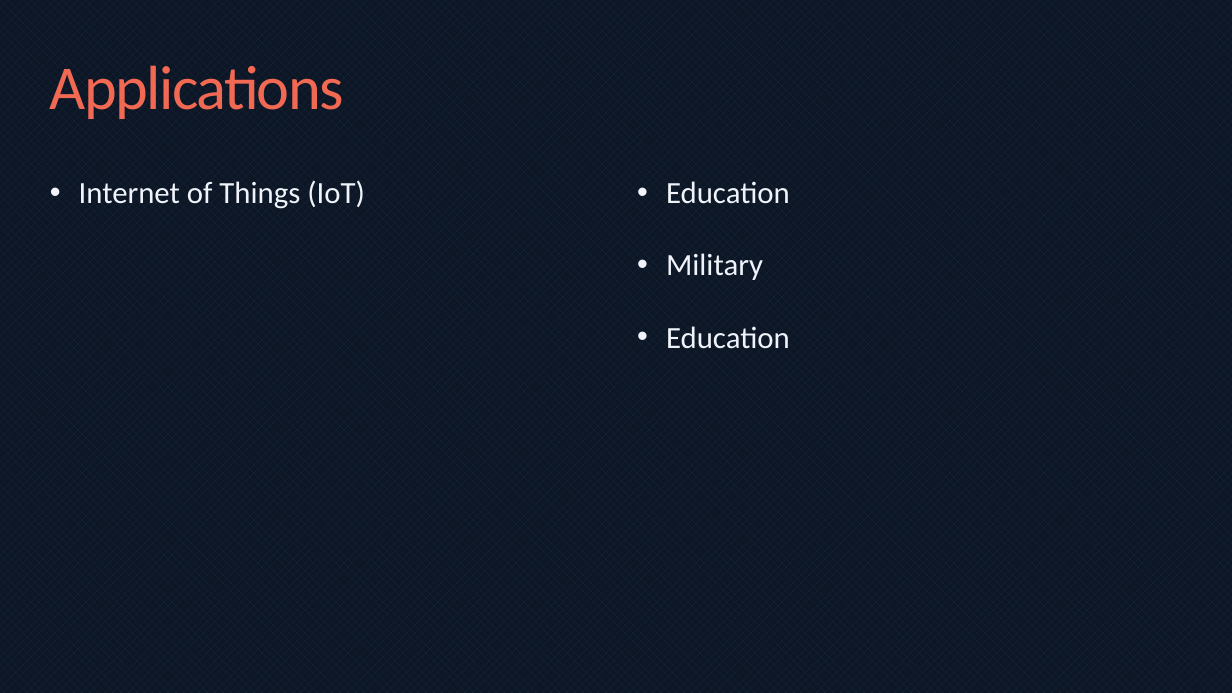
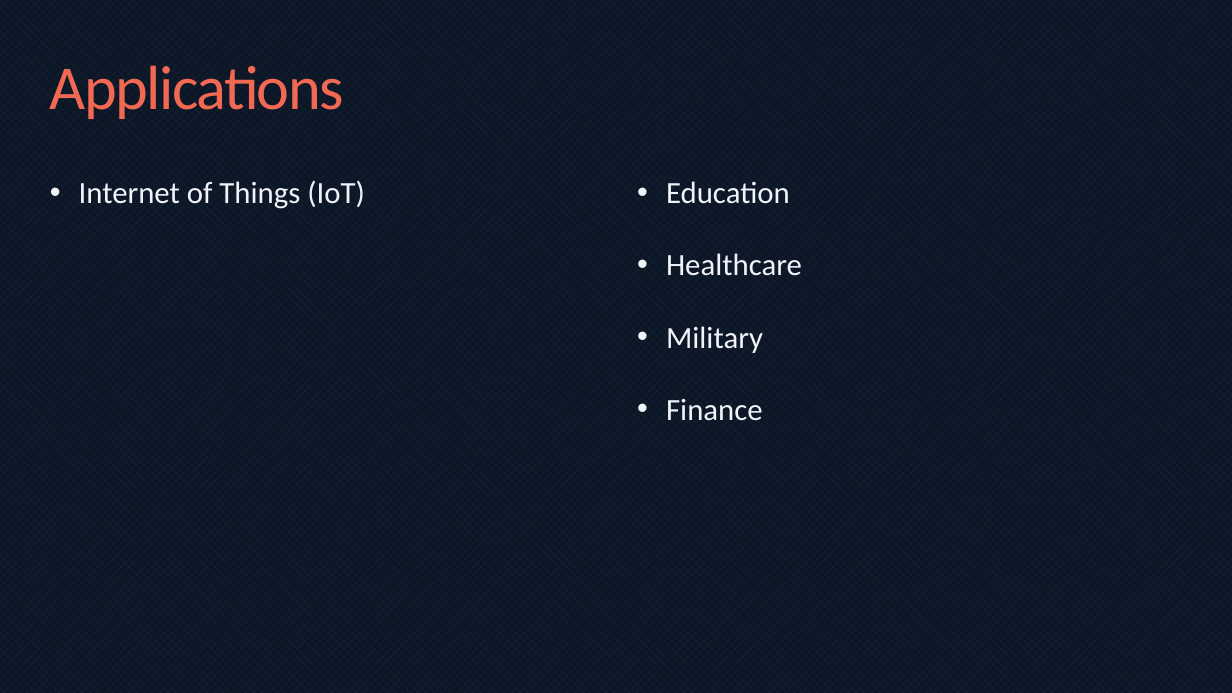
Before and after one commit to bmaximuml/CS351-Reports, a slide deck: slide 17 of Presentation/Network Switch Design on FPGAs.pptx (slide 19 before the commit). Drawn at 1232x693 pixels with LibreOffice and Linux fonts; fonts in the diff are those of the drawing. Boxes give left, top, right and bottom in pixels: in the first picture for what was removed or moved away, otherwise in the second. Text is boxed around its words. In the diff, an @@ line names an element or a change of style, - is before the commit and + after.

```diff
--- a/Presentation/Network Switch Design on FPGAs.pptx
+++ b/Presentation/Network Switch Design on FPGAs.pptx
@@ text at [666,253,802,276]: paragraph added @@
+• Healthcare
@@ text at [666,399,763,421]: text changed @@
-• Education
+• Finance
```
Also in this commit, not shown: 9 other slides changed, 3 slides added, 1 slide removed, 1 other file.
